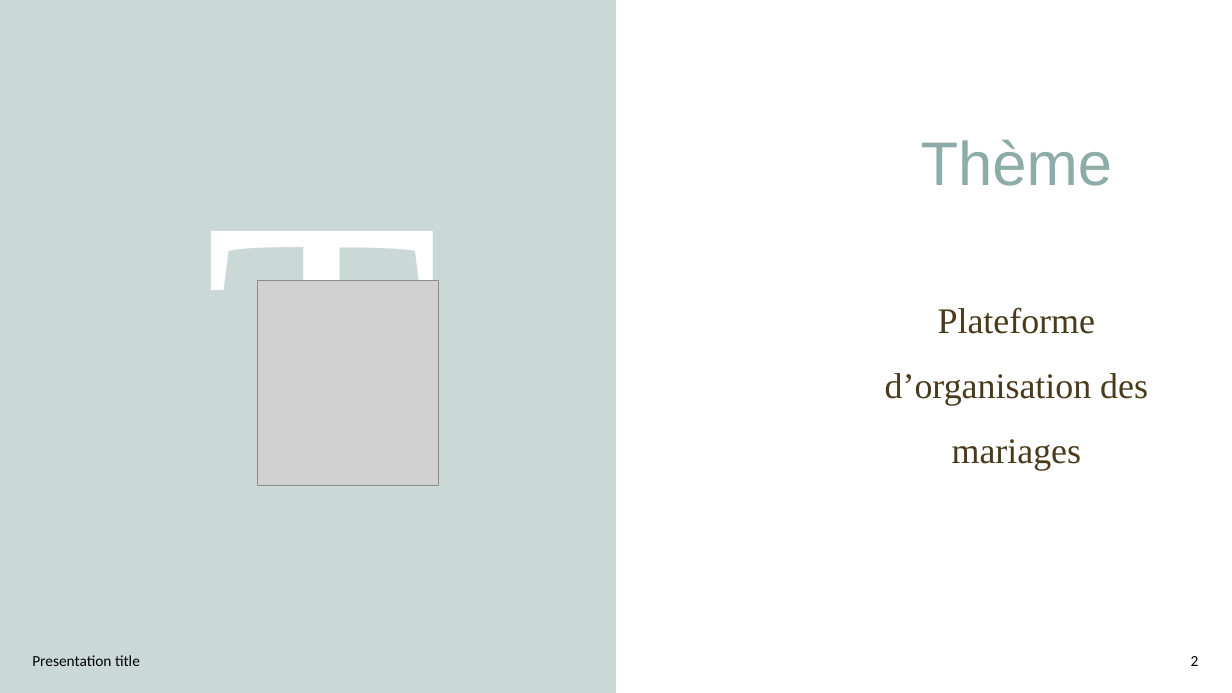
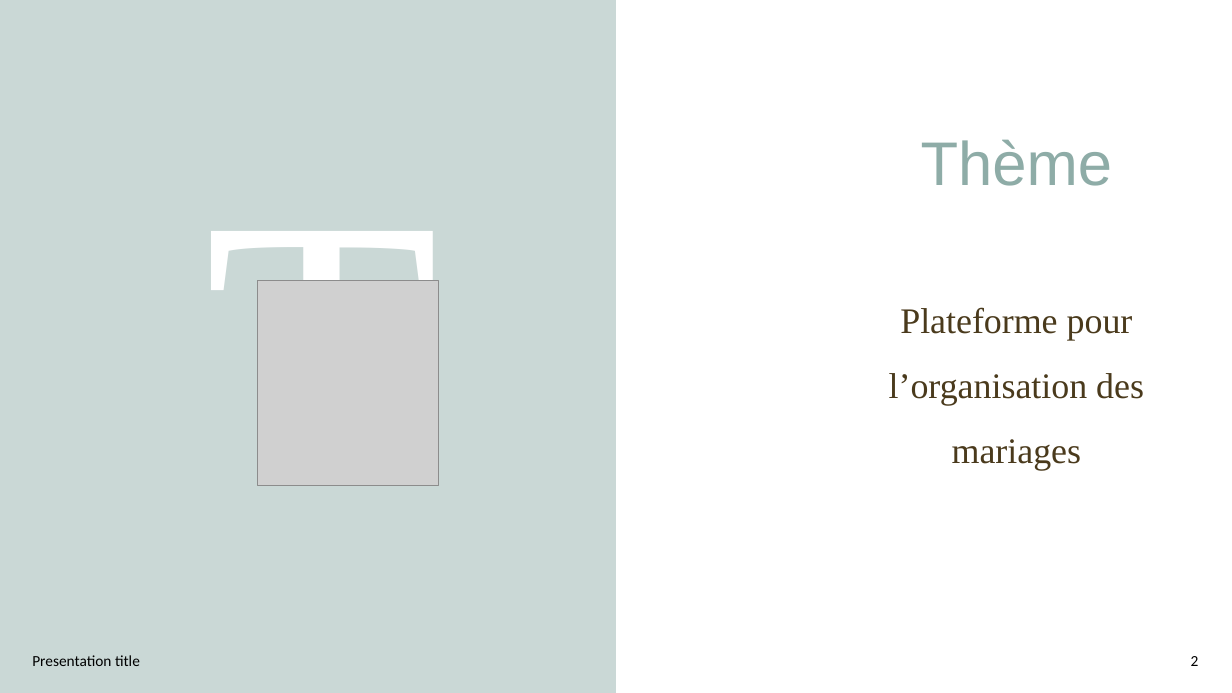
Before and after one commit to AbouSoulama/Projet_de_fin_de_formation_Aboubacar_Soulama, a slide deck: slide 2 of SOULAMA_Aboubacar_CONCEPTION PROJET DE FIN DE FORMATION.pptx. Drawn at 1232x693 pixels with LibreOffice and Linux fonts; fonts in the diff are those of the drawing; grey boxes stand for pictures; background and template pictures are left out. Boxes give left, top, right and bottom in pixels: in the first picture for what was removed or moved away, otherwise in the second. Text is boxed around its words. In the diff, an @@ line names an element or a change of style, - is before the commit and + after.

```diff
--- a/SOULAMA_Aboubacar_CONCEPTION PROJET DE FIN DE FORMATION.pptx
+++ b/SOULAMA_Aboubacar_CONCEPTION PROJET DE FIN DE FORMATION.pptx
@@ text at [889, 307, 1144, 470]: text changed @@
-Plateforme d’organisation des mariages
+Plateforme pour l’organisation des mariages
```
Also in this commit, not shown: 12 other slides changed, 2 slides added, 12 other files.
